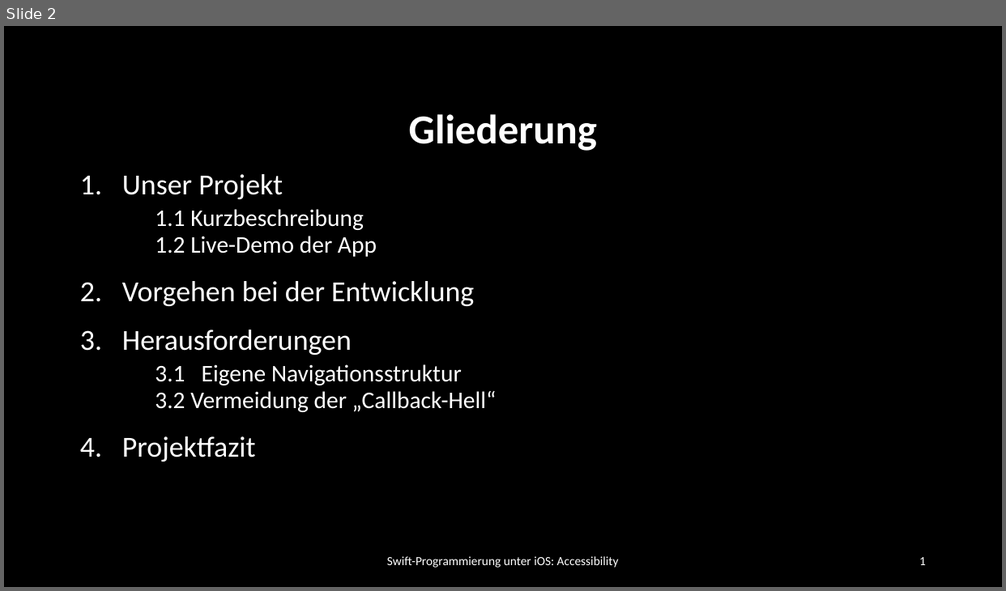
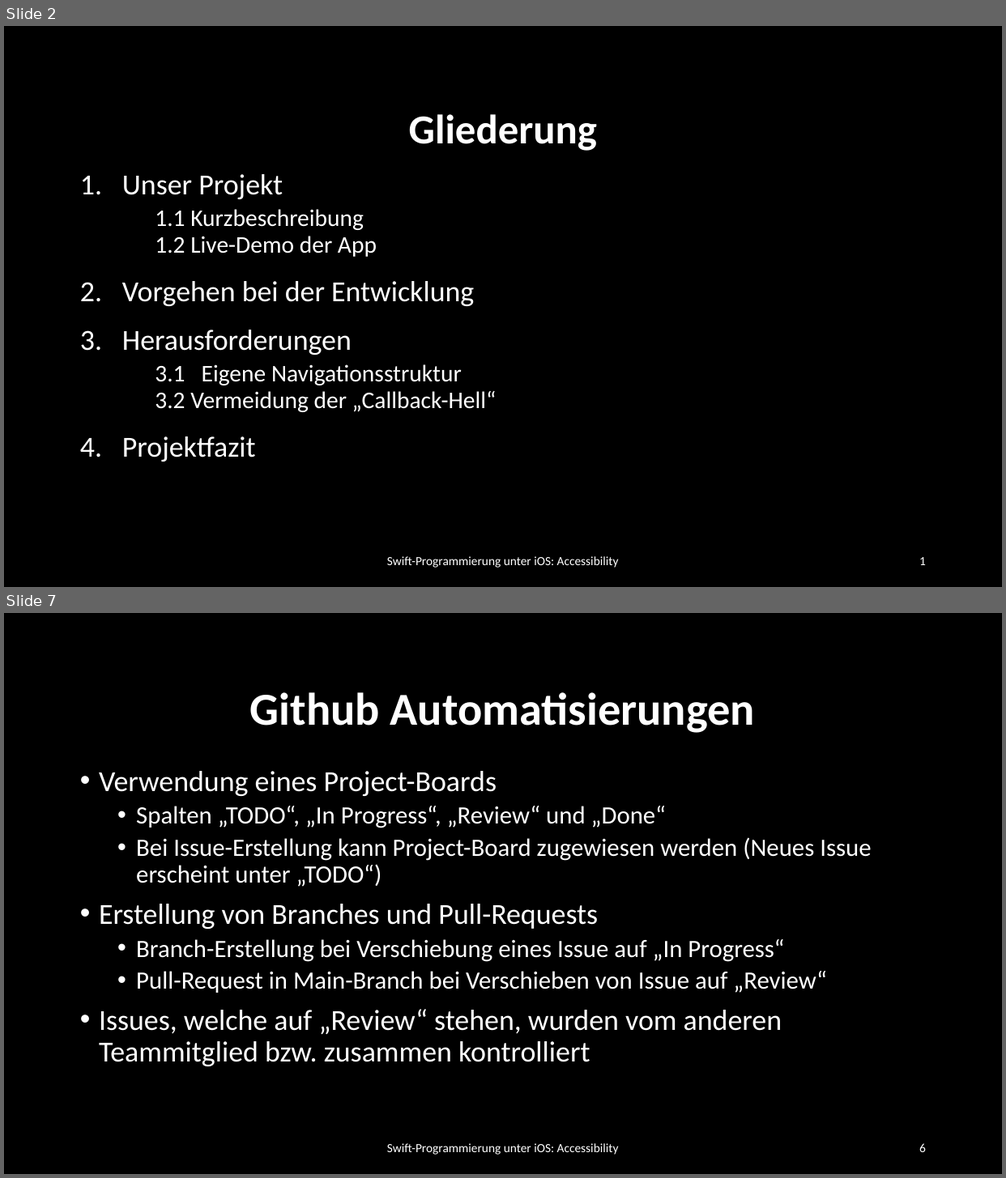
Before and after one commit to dspengler99/Quiz-With-Me, a slide deck: Präsentation/Quiz With Me.pptx. Shown one above the other, each under a label of ours: slide 2 before the commit, slides 2 and 7 after it; the slides between them are not shown. The pictures are 1006x591 and 1006x1178 pixels, drawn with LibreOffice and Linux fonts; fonts in the diff are those of the drawing; background and template pictures are left out. Boxes give left, top, right and bottom in pixels: in the first picture for what was removed or moved away, otherwise in the second. Text is boxed around its words. In the diff, an @@ line names an element or a change of style, - is before the commit and + after.

Commit message:
Finished working on presentation slides.

```diff
--- a/Präsentation/Quiz With Me.pptx
+++ b/Präsentation/Quiz With Me.pptx
@@ slide 7 added at (4, 613, 1002, 1174), background #000000 @@
@@ title added at (250, 692, 755, 733), 44 pt, text #FFFFFF, bold @@
+Github Automatisierungen
@@ text added at (99, 771, 871, 1067), 24 pt, text #FFFFFF @@
+• Verwendung eines Project-Boards
+  • Spalten „TODO“, „In Progress“, „Review“ und „Done“
+  • Bei Issue-Erstellung kann Project-Board zugewiesen werden (Neues Issue erscheint unter „TODO“)
+• Erstellung von Branches und Pull-Requests
+  • Branch-Erstellung bei Verschiebung eines Issue auf „In Progress“
+  • Pull-Request in Main-Branch bei Verschieben von Issue auf „Review“
+• Issues, welche auf „Review“ stehen, wurden vom anderen Teammitglied bzw. zusammen kontrolliert
@@ text added at (387, 1144, 619, 1155), 12 pt, text #FFFFFF @@
+Swift-Programmierung unter iOS: Accessibility
@@ page number added at (919, 1144, 926, 1152), 12 pt, text #FFFFFF @@
+6
```
Also in this commit, not shown: 18 other slides added, 2 other files.
